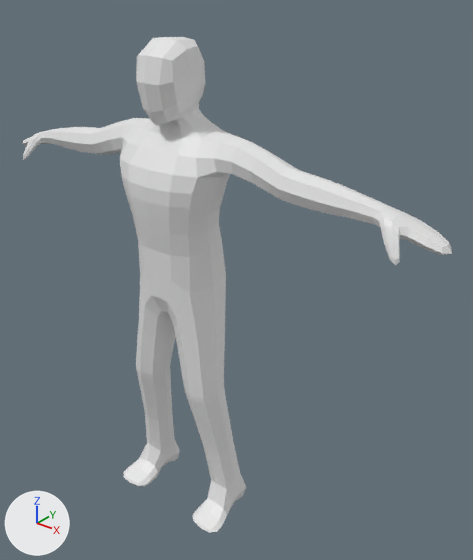
An edit to the FBX model Assets/human.fbx, drawn before and after from the same camera.
Before and after are seen from a 50 mm lens placed at (2.99, -3.06, 4.02), pointed at (0.28, 0.32, 1.92). The axes (+X, +Y, +Z) are drawn at lower left. The lights are the same throughout. Where no turn or scale is listed for an object, it has been applied to the vertices.
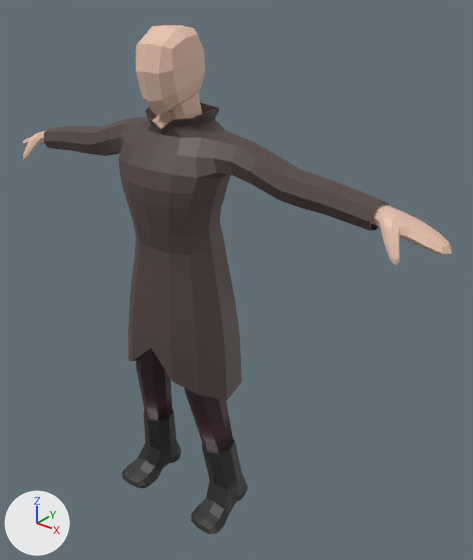
What differs and where, as boxes (x1, y1, x2, y2) in the pictures (473 x 560 px):
'Cube', reshaped: before (22, 37, 452, 533); after (22, 25, 452, 534)
part 1 of me_cube_001, built on: before (87, 118, 306, 294); after (43, 103, 388, 534)
part 2 of me_cube_001, recoloured (white to beige): before (22, 37, 452, 265); after (22, 25, 452, 265)
part 3 of me_cube_001, recoloured: before (76, 118, 322, 207)
part 4 of me_cube_001, recoloured: before (136, 271, 233, 454); after (136, 348, 233, 454)
part 5 of me_cube_001, recoloured: before (123, 412, 246, 533)

What the commit changed:
Material 'boots' (mat_boots) is new.
Its base color is (0.0222, 0.0222, 0.0222) (black #292929).
Material 'skin' (mat_skin) is new.
Its base color is (0.8, 0.541, 0.422) (beige #e7c2ae).
Material 'cloth' (mat_cloth) is new.
Its base color is (0.0871, 0.0584, 0.0544) (brown #534442).
Material 'pants' (mat_pants) is new.
Its base color is (0.0408, 0.0134, 0.0204) (brown #391f27).
me_cube_001 is used by ob_cube; location (0.0, 0.0, 0.0).
me_cube_001 had 810 vertices, 808 faces and spanned x -1.89..1.89, y -0.28..0.32, z 0.0..3.61.
me_cube_001 now has 1421 vertices, 1434 faces and spans x -1.89..1.89, y -0.31..0.39, z -0.01..3.68.
me_cube_001 part 1: 104 vertices moved from x -0.89..0.89, y -0.27..0.25, z 2.42..3.61 to x -0.89..0.89, y -0.27..0.25, z 2.42..3.68; 13 vertices removed from x -0.29..0.29, y -0.2..0.28, z 2.25..2.93; 624 vertices added at x -1.47..1.47, y -0.31..0.39, z -0.01..3.18.
me_cube_001 part 2: 288 faces spanning x -1.89..1.89, y -0.22..0.27, z 2.56..3.68 switch from no material to mat_skin (beige #e7c2ae).
me_cube_001 part 3: 78 faces spanning x -1.03..1.03, y -0.17..0.25, z 2.39..3.03 switch from no material to mat_cloth (brown #534442).
me_cube_001 part 4: 136 faces spanning x -0.43..0.43, y -0.2..0.32, z 0.61..2.08 switch from no material to mat_pants (brown #391f27).
me_cube_001 part 5: 152 faces spanning x -0.53..0.53, y -0.28..0.27, z 0.0..0.62 switch from no material to mat_boots (black #292929).
